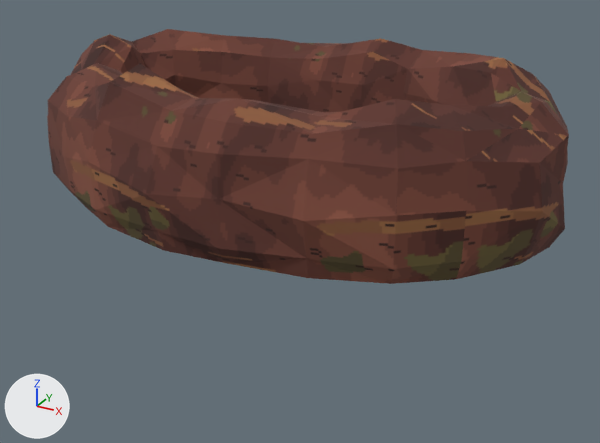
One commit to the FBX model output/anthill/models-v1/AN10-vent-collar/SM_AN10_VentCollar.fbx: the scene before it, then after it.
One viewpoint serves both versions: a 50 mm camera at (2.85, -5.08, 2.33) aimed at (0.08, -0.04, -0.19). The lights are fixed; the arrows at lower left show +X, +Y and +Z. The older version comes first. Where no turn or scale is listed for an object, it has been applied to the vertices.

Names of what the first picture shows: 'AN10a_Earth'.
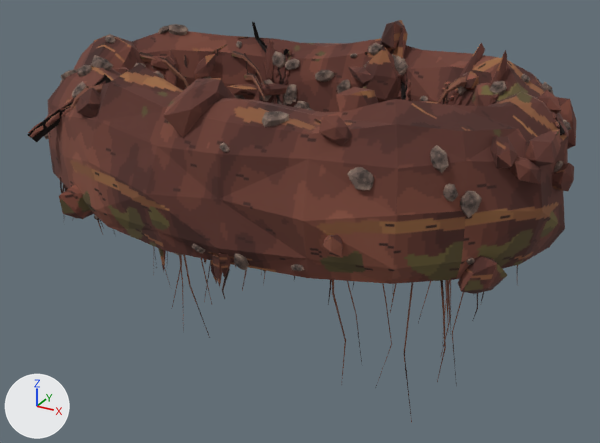
Patch to the scene script:
```diff
--- a/output/anthill/models-v1/AN10-vent-collar/SM_AN10_VentCollar.fbx.py
+++ b/output/anthill/models-v1/AN10-vent-collar/SM_AN10_VentCollar.fbx.py
@@ img_t_ant_props_png @@
+img_t_ant_props_png = load_image('T_Ant_Props.png', '../_kit/tex/T_Ant_Props.png', 512, 512, 'sRGB')
@@ img_t_ant_props_emission_png @@
+img_t_ant_props_emission_png = load_image('T_Ant_Props_Emission.png', '../_kit/tex/T_Ant_Props_Emission.png', 512, 512, 'Non-Color')
@@ img_t_ant_root_png @@
+img_t_ant_root_png = load_image('T_Ant_Root.png', '../_kit/tex/T_Ant_Root.png', 256, 256, 'sRGB')
@@ mat_m_ant_props @@
+mat_m_ant_props = bpy.data.materials.new('M_Ant_Props')
+# uses the picture img_t_ant_props_emission_png
+# uses the picture img_t_ant_props_png
@@ mat_m_ant_root @@
+mat_m_ant_root = principled_material('M_Ant_Root')
+mat_m_ant_root.texture = img_t_ant_root_png
+mat_m_ant_root.roughness = 1.0
@@ me_an10a_earth @@
 # used by ob_an10a_earth; location = (0.0, 0.0, 0.0)
-me_an10a_earth.from_pydata(...)  # 264 vertices, 433 faces; spans x -2.05..1.99, y -1.38..1.3, z 0.0..1.1
+me_an10a_earth.from_pydata(...)  # 2522 vertices, 3933 faces; spans x -2.05..2.02, y -1.38..1.34, z -0.25..1.19
+# me_an10a_earth part 1: 2258 vertices added at x -1.91..2.02, y -1.3..1.34, z -0.25..1.19
+# me_an10a_earth part 2: 25 kept faces spanning x -1.99..1.93, y -1.14..1.12, z 0.02..1.1 get new texture (UV) coordinates
 me_an10a_earth.materials.append(mat_m_ant_earth)
@@ me_an10a_props @@
+me_an10a_props.from_pydata(...)  # 2660 vertices, 4055 faces; spans x -2.08..1.95, y -1.31..1.32, z -0.21..1.1
+me_an10a_props.materials.append(mat_m_ant_props)
@@ me_an10a_root @@
+me_an10a_root.from_pydata(...)  # 2100 vertices, 2024 faces; spans x -2.02..1.65, y -1.19..1.08, z -1.25..0.95
+me_an10a_root.materials.append(mat_m_ant_root)  # picture img_t_ant_root_png
@@ ob_an10a_props @@
+ob_an10a_props = bpy.data.objects.new('AN10a_Props', me_an10a_props)
+ob_an10a_props.location = (0.0, 0.0, 0.0)
@@ ob_an10a_root @@
+ob_an10a_root = bpy.data.objects.new('AN10a_Root', me_an10a_root)
+ob_an10a_root.location = (0.0, 0.0, 0.0)
```

Boxes (x1, y1, x2, y2) around the edits, measured in the pictures (600 x 443 px):
'AN10a_Earth', reshaped (7% taller)
    before: (47, 29, 569, 284)
    after: (28, 20, 577, 294)
'AN10a_Props', added (mostly hidden)
    after: (28, 22, 571, 271)
'AN10a_Root', added (mostly hidden)
    after: (60, 49, 539, 423)
part 1 of me_an10a_earth, added
    after: (28, 20, 577, 294)
part 2 of me_an10a_earth, surface changed
    both: (48, 51, 568, 168)
